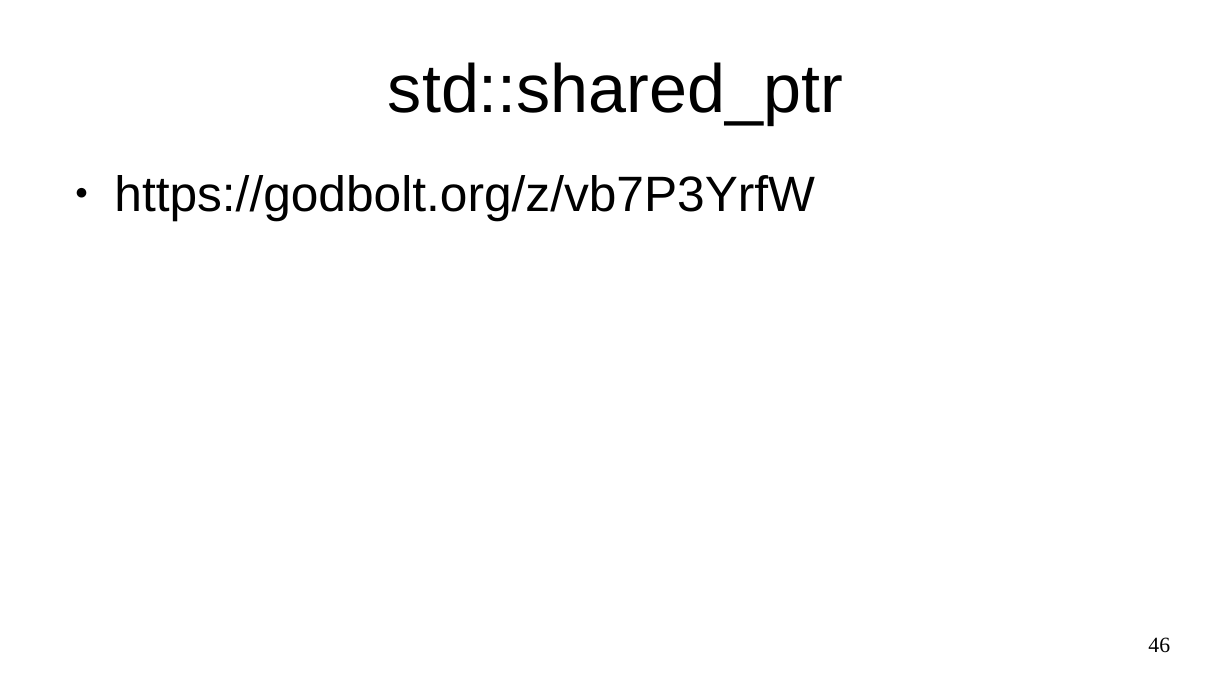
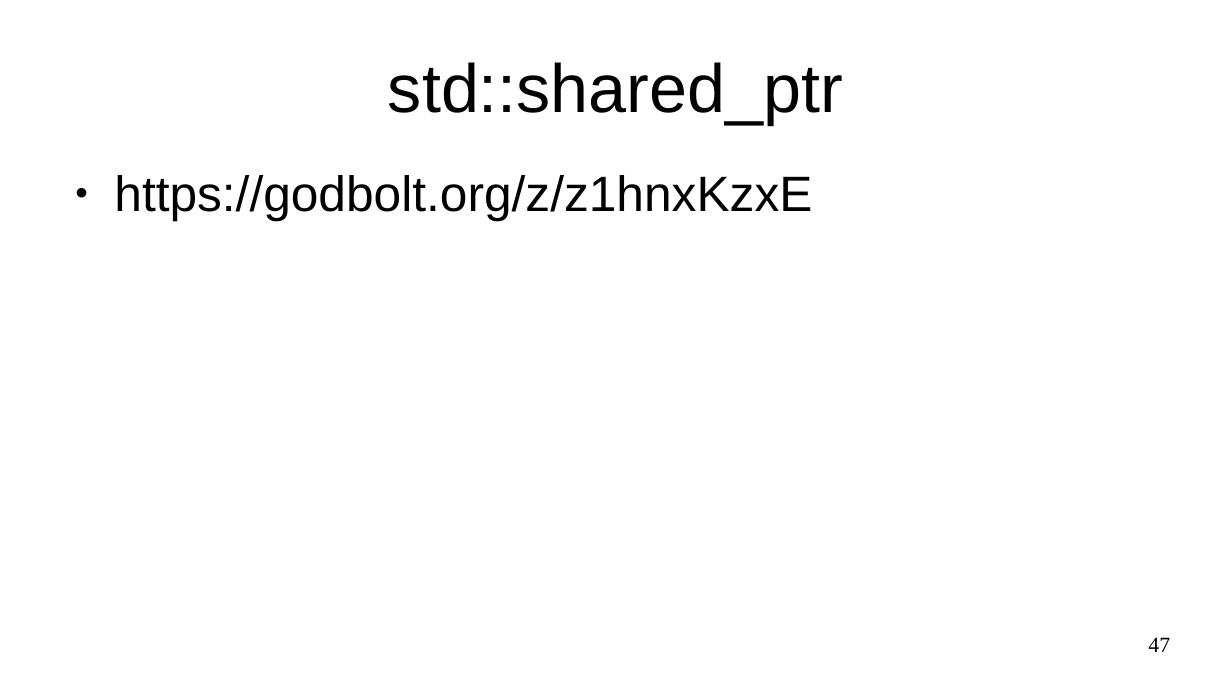
Before and after one commit to marcpawl/nullptr, a slide deck: slide 47 of slideshow.odp (slide 46 before the commit). Drawn at 1232x693 pixels with LibreOffice and Linux fonts; fonts in the diff are those of the drawing. Boxes give left, top, right and bottom in pixels: in the first picture for what was removed or moved away, otherwise in the second. Text is boxed around its words. In the diff, an @@ line names an element or a change of style, - is before the commit and + after.

Commit message:
Fix typos in slideshow, add missing summary slide

```diff
--- a/slideshow.odp
+++ b/slideshow.odp
@@ text at (x1=114, y1=175, x2=812, y2=221): text changed @@
-● https://godbolt.org/z/vb7P3YrfW
+● https://godbolt.org/z/z1hnxKzxE
@@ page number at (x1=1148, y1=637, x2=1170, y2=652): text changed @@
-46
+47
```
Also in this commit, not shown: 2 other slides changed, 2 slides added.
